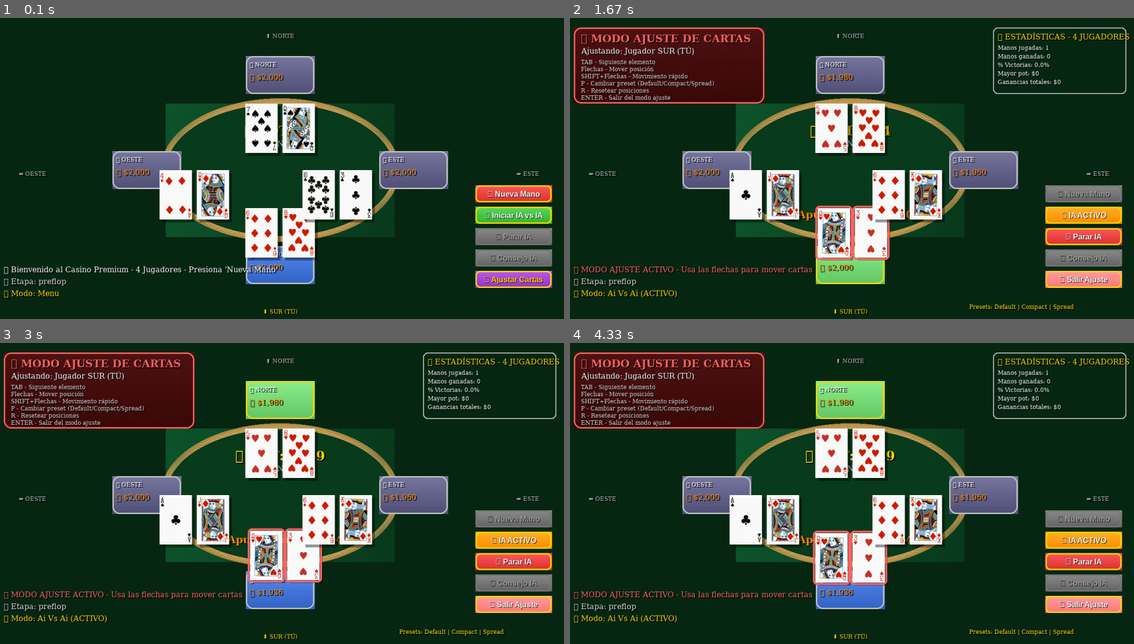
Above: before the commit, frames 1-4 (two rows, left to right).
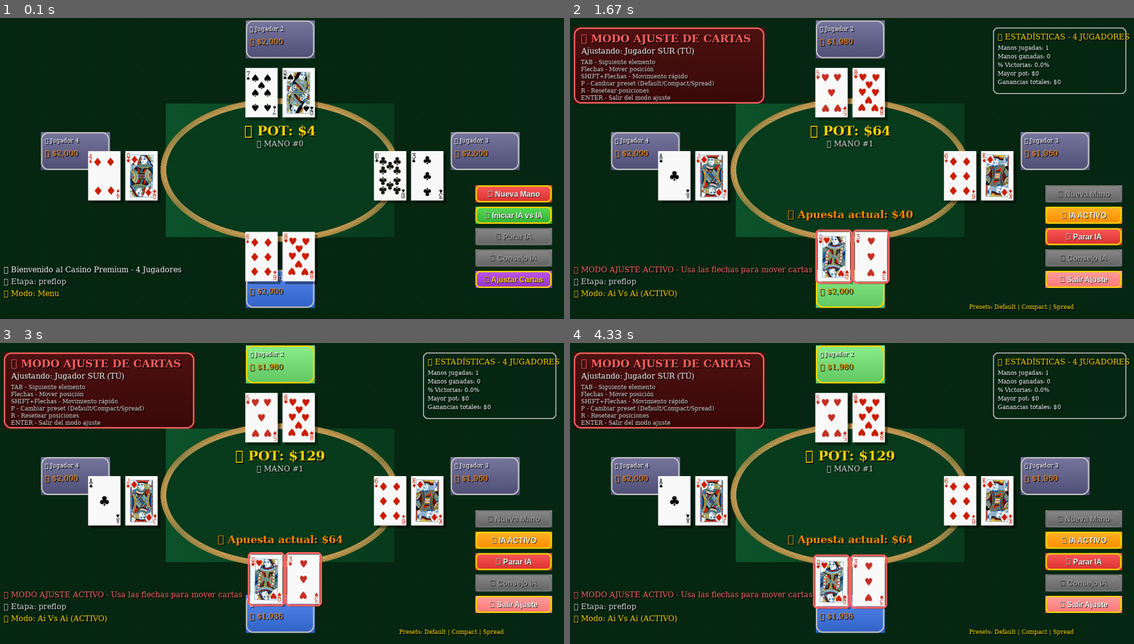
Above: after the commit, the same moments.

Repository: JDDR200530/CardBlack
Game: pygame game, started from Poker/holdem_pygame_app.py
Two runs of this game, one before a commit and one after it. Both use one fixed random seed, a clock stepped at 60 frames per second and the inputs below.
Inputs (mouse positions are in pixels of both pictures, inside the frame that each line leads up to):
- Up to frame 1 (0.1 s): no input
- Up to frame 2 (1.67 s): click "🤖 Iniciar IA vs IA" at 0.38 s; click (711, 171) at 0.72 s; click (1060, 276) at 1.05 s; hold Right from 1.33 s (still down)
- Up to frame 3 (3 s): release Right at 1.8 s; tap Shift at 1.83 s; hold Up 2.17-2.47 s; hold Right 2.5-2.97 s
- Up to frame 4 (4.33 s): hold Left 3-3.53 s; hold Down 3.57-3.87 s; hold Left 3.9-4.3 s

The runs differ from the first frame. In frame 1, 20% of the frame differs, in the area x 3-96%, y 0-99%; in frame 2, 20%; in frame 3, 20%; in frame 4, 20%.

Commit message:
Diseno del menu

Diff:
--- a/Poker/holdem_pygame_app.py
+++ b/Poker/holdem_pygame_app.py
@@ -513,7 +513,7 @@
         }
 
         # Mensajes y estado
-        self.msg = "🎰 Bienvenido al Casino Premium - 4 Jugadores - Presiona 'Nueva Mano'"
+        self.msg = "🎰 Bienvenido al Casino Premium - 4 Jugadores"
         self.winner_msg = ""
         self.running = False
         self.hovered_button = -1
@@ -539,18 +539,19 @@
         vertical_distance = 200    # Distancia vertical (Norte/Sur)
 
         self.player_positions = {
-            0: (center_x, center_y + vertical_distance),           # SUR - TÚ (abajo)
-            1: (center_x, center_y - vertical_distance),           # NORTE (arriba)
-            2: (center_x + horizontal_distance, center_y),         # ESTE (derecha)
-            3: (center_x - horizontal_distance, center_y)          # OESTE (izquierda)
+            0: (center_x, center_y  +50+ vertical_distance),           # SUR - TÚ (abajo)
+            1: (center_x, center_y -75- vertical_distance),           # NORTE (arriba)
+            2: (center_x +150+ horizontal_distance, center_y - 40),         # ESTE (derecha)
+            3: (center_x -150- horizontal_distance, center_y-40)          # OESTE (izquierda)
+
         }
 
         # Nombres de las posiciones para mostrar
         self.position_names = {
-            0: "SUR (TÚ)",
-            1: "NORTE",
-            2: "ESTE",
-            3: "OESTE"
+            0: "Jugador 1(TÚ)",
+            1: "Jugador 2",
+            2: "Jugador 3",
+            3: "Jugador 4"
         }
 
         print("🧭 Posiciones configuradas:")
@@ -594,7 +595,7 @@
         self.current_bet = 0
         self.winner_msg = ""
         if not hasattr(self, 'msg') or "Bienvenido" not in self.msg:
-            self.msg = "Listo para nueva mano - Presiona 'Nueva Mano'"
+            self.msg = "Listo para nueva mano "
 
     def new_hand(self, mode="human"):
         """Iniciar nueva mano"""
@@ -1347,17 +1348,6 @@
         # Indicadores sutiles de las direcciones
         center_x, center_y = ANCHO // 2, ALTO // 2
 
-        # Norte
-        self.ui.draw_text("⬆️ NORTE", center_x, 30, 'small', COLORS['text_dim'], center=True)
-
-        # Sur
-        self.ui.draw_text("⬇️ SUR (TÚ)", center_x, ALTO - 30, 'small', COLORS['text_gold'], center=True)
-
-        # Este
-        self.ui.draw_text("➡️ ESTE", ANCHO - 80, center_y, 'small', COLORS['text_dim'], center=True)
-
-        # Oeste
-        self.ui.draw_text("⬅️ OESTE", 80, center_y, 'small', COLORS['text_dim'], center=True)
 
     def draw(self):
         """Dibujar toda la interfaz"""
--- a/main_menu.py
+++ b/main_menu.py
@@ -1,95 +1,297 @@
 # main_menu.py
 import tkinter as tk
-from tkinter import messagebox
+from tkinter import messagebox, ttk
 import os
 import sys
 import subprocess
+import pygame
+from PIL import Image, ImageTk
+import threading
 
 # Configuración de rutas (MODIFICA ESTAS RUTAS SEGÚN TU ESTRUCTURA)
 RUTA_BLACKJACK = os.path.join(r"E:\Sistemas\CardBlack\CardBlack\blackjack\blackjack_pygame.py")
-
 RUTA_POKER = os.path.join(r"E:\Sistemas\CardBlack\CardBlack\Poker\holdem_pygame_app.py")
 
-
-def jugar_blackjack():
+# Ruta de la música (coloca un archivo .mp3 o .wav en la misma carpeta)
+RUTA_MUSICA = "casino_music.mp3"  # Cambia por tu archivo de música
+
+class MenuJuegos:
+    def __init__(self):
+        self.ventana = tk.Tk()
+        self.setup_window()
+        self.setup_audio()
+        self.crear_widgets()
+        self.iniciar_musica()
+
+    def setup_window(self):
+        self.ventana.title("🎰 Casino Games Menu 🎰")
+        self.ventana.geometry("600x700")
+        self.ventana.configure(bg="#0F2027")
+        self.ventana.resizable(False, False)
+
+        # Centrar ventana
+        self.ventana.update_idletasks()
+        ancho = self.ventana.winfo_width()
+        alto = self.ventana.winfo_height()
+        pos_x = (self.ventana.winfo_screenwidth() // 2) - (ancho // 2)
+        pos_y = (self.ventana.winfo_screenheight() // 2) - (alto // 2)
+        self.ventana.geometry(f"{ancho}x{alto}+{pos_x}+{pos_y}")
+
+    def setup_audio(self):
+        try:
+            pygame.mixer.init()
+            self.musica_cargada = False
+            self.volumen = 0.3  # Volumen inicial (30%)
+            if os.path.exists(RUTA_MUSICA):
+                pygame.mixer.music.load(RUTA_MUSICA)
+                self.musica_cargada = True
+        except:
+            self.musica_cargada = False
+            print("No se pudo inicializar el audio")
+
+    def iniciar_musica(self):
+        if self.musica_cargada:
+            try:
+                pygame.mixer.music.set_volume(self.volumen)
+                pygame.mixer.music.play(-1)  # Loop infinito
+            except:
+                pass
+
+    def cambiar_volumen(self, valor):
+        self.volumen = float(valor) / 100
+        if self.musica_cargada:
+            pygame.mixer.music.set_volume(self.volumen)
+
+    def toggle_musica(self):
+        if self.musica_cargada:
+            if pygame.mixer.music.get_busy():
+                pygame.mixer.music.pause()
+                self.btn_musica.config(text="🔇")
+            else:
+                pygame.mixer.music.unpause()
+                self.btn_musica.config(text="🎵")
+
+    def crear_widgets(self):
+        # Frame principal con gradiente simulado
+        main_frame = tk.Frame(self.ventana, bg="#0F2027")
+        main_frame.pack(fill="both", expand=True, padx=20, pady=20)
+
+        # Título principal con efecto de sombra
+        title_frame = tk.Frame(main_frame, bg="#0F2027")
+        title_frame.pack(pady=(0, 30))
+
+        # Sombra del título
+        shadow_title = tk.Label(title_frame,
+                               text="🎰 CASINO ROYALE 🎰",
+                               font=("Arial", 28, "bold"),
+                               fg="#1a1a1a",
+                               bg="#0F2027")
+        shadow_title.pack()
+        shadow_title.place(x=2, y=2)
+
+        # Título principal
+        main_title = tk.Label(title_frame,
+                             text="🎰 CASINO ROYALE 🎰",
+                             font=("Arial", 28, "bold"),
+                             fg="#FFD700",
+                             bg="#0F2027")
+        main_title.pack()
+
+        # Subtítulo
+        subtitle = tk.Label(main_frame,
+                           text="Selecciona tu juego favorito",
+                           font=("Arial", 16, "italic"),
+                           fg="#C0C0C0",
+                           bg="#0F2027")
+        subtitle.pack(pady=(0, 40))
+
+        # Frame para los botones de juego
+        games_frame = tk.Frame(main_frame, bg="#0F2027")
+        games_frame.pack(pady=20)
+
+        # Botón de Blackjack mejorado
+        blackjack_frame = tk.Frame(games_frame, bg="#1a472a", relief="raised", bd=3)
+        blackjack_frame.pack(pady=15, padx=20, fill="x")
+
+        tk.Label(blackjack_frame, text="♠♣", font=("Arial", 24),
+                fg="#FFD700", bg="#1a472a").pack(pady=(10, 5))
+
+        self.btn_blackjack = tk.Button(blackjack_frame,
+                                      text="🃏 BLACKJACK 🃏",
+                                      font=("Arial", 18, "bold"),
+                                      width=25,
+                                      height=2,
+                                      bg="#2E8B57",
+                                      fg="white",
+                                      activebackground="#3CB371",
+                                      activeforeground="white",
+                                      relief="raised",
+                                      bd=3,
+                                      cursor="hand2",
+                                      command=self.jugar_blackjack)
+        self.btn_blackjack.pack(pady=(5, 15))
+
+        # Botón de Poker mejorado
+        poker_frame = tk.Frame(games_frame, bg="#4a1a1a", relief="raised", bd=3)
+        poker_frame.pack(pady=15, padx=20, fill="x")
+
+        tk.Label(poker_frame, text="♥♦", font=("Arial", 24),
+                fg="#FFD700", bg="#4a1a1a").pack(pady=(10, 5))
+
+        self.btn_poker = tk.Button(poker_frame,
+                                  text="🎲 Poker Game 🎲",
+                                  font=("Arial", 18, "bold"),
+                                  width=25,
+                                  height=2,
+                                  bg="#8B0000",
+                                  fg="white",
+                                  activebackground="#CD5C5C",
+                                  activeforeground="white",
+                                  relief="raised",
+                                  bd=3,
+                                  cursor="hand2",
+                                  command=self.jugar_poker)
+        self.btn_poker.pack(pady=(5, 15))
+
+        # Frame para controles de audio
+        audio_frame = tk.LabelFrame(main_frame,
+                                   text="🎵 Control de Audio 🎵",
+                                   font=("Arial", 12, "bold"),
+                                   fg="#FFD700",
+                                   bg="#0F2027",
+                                   labelanchor="n")
+        audio_frame.pack(pady=30, padx=20, fill="x")
+
+        # Control de volumen
+        volume_frame = tk.Frame(audio_frame, bg="#0F2027")
+        volume_frame.pack(pady=10)
+
+        tk.Label(volume_frame, text="Volumen:",
+                font=("Arial", 10), fg="white", bg="#0F2027").pack(side="left", padx=(10, 5))
+
+        self.volume_var = tk.DoubleVar(value=30)
+        self.volume_scale = tk.Scale(volume_frame,
+                                    from_=0, to=100,
+                                    orient="horizontal",
+                                    variable=self.volume_var,
+                                    command=self.cambiar_volumen,
+                                    bg="#0F2027",
+                                    fg="white",
+                                    activebackground="#FFD700",
+                                    highlightbackground="#0F2027",
+                                    length=200)
+        self.volume_scale.pack(side="left", padx=5)
+
+        # Botón para pausar/reanudar música
+        self.btn_musica = tk.Button(volume_frame,
+                                   text="🎵" if self.musica_cargada else "🔇",
+                                   font=("Arial", 16),
+                                   bg="#4169E1",
+                                   fg="white",
+                                   activebackground="#6495ED",
+                                   relief="raised",
+                                   bd=2,
+                                   cursor="hand2",
+                                   command=self.toggle_musica)
+        self.btn_musica.pack(side="left", padx=(10, 5))
+
+        # Frame para botón de salir
+        exit_frame = tk.Frame(main_frame, bg="#0F2027")
+        exit_frame.pack(pady=(30, 10))
+
+        self.btn_salir = tk.Button(exit_frame,
+                                  text="🚪 SALIR",
+                                  font=("Arial", 14, "bold"),
+                                  width=15,
+                                  height=2,
+                                  bg="#696969",
+                                  fg="white",
+                                  activebackground="#A9A9A9",
+                                  activeforeground="black",
+                                  relief="raised",
+                                  bd=3,
+                                  cursor="hand2",
+                                  command=self.salir)
+        self.btn_salir.pack()
+
+        # Footer
+        footer = tk.Label(main_frame,
+                         text="© 2025 Casino Games - ¡Que tengas suerte! 🍀",
+                         font=("Arial", 10, "italic"),
+                         fg="#808080",
+                         bg="#0F2027")
+        footer.pack(side="bottom", pady=10)
+
+        # Efectos hover para los botones
+        self.setup_hover_effects()
+
+    def setup_hover_effects(self):
+        def on_enter_blackjack(e):
+            self.btn_blackjack.config(bg="#3CB371", relief="raised", bd=5)
+
+        def on_leave_blackjack(e):
+            self.btn_blackjack.config(bg="#2E8B57", relief="raised", bd=3)
+
+        def on_enter_poker(e):
+            self.btn_poker.config(bg="#CD5C5C", relief="raised", bd=5)
+
+        def on_leave_poker(e):
+            self.btn_poker.config(bg="#8B0000", relief="raised", bd=3)
+
+        def on_enter_salir(e):
+            self.btn_salir.config(bg="#A9A9A9", fg="black")
+
+        def on_leave_salir(e):
+            self.btn_salir.config(bg="#696969", fg="white")
+
+        self.btn_blackjack.bind("<Enter>", on_enter_blackjack)
+        self.btn_blackjack.bind("<Leave>", on_leave_blackjack)
+        self.btn_poker.bind("<Enter>", on_enter_poker)
+        self.btn_poker.bind("<Leave>", on_leave_poker)
+        self.btn_salir.bind("<Enter>", on_enter_salir)
+        self.btn_salir.bind("<Leave>", on_leave_salir)
+
+    def jugar_blackjack(self):
+        try:
+            messagebox.showinfo("🃏 Blackjack", "¡Iniciando Blackjack! 🎲")
+
+            if os.path.exists(RUTA_BLACKJACK):
+                subprocess.Popen([sys.executable, RUTA_BLACKJACK])
+            else:
+                messagebox.showerror("❌ Error",
+                                   f"No se encontró el archivo de Blackjack en:\n{RUTA_BLACKJACK}")
+
+        except Exception as e:
+            messagebox.showerror("❌ Error", f"No se pudo iniciar Blackjack:\n{str(e)}")
+
+    def jugar_poker(self):
+        try:
+            messagebox.showinfo("🎲 Poker", "¡Iniciando Texas Hold'em! ♠♥♦♣")
+
+            if os.path.exists(RUTA_POKER):
+                subprocess.Popen([sys.executable, RUTA_POKER])
+            else:
+                messagebox.showerror("❌ Error",
+                                   f"No se encontró el archivo de Poker en:\n{RUTA_POKER}")
+
+        except Exception as e:
+            messagebox.showerror("❌ Error", f"No se pudo iniciar Poker:\n{str(e)}")
+
+    def salir(self):
+        if self.musica_cargada:
+            pygame.mixer.music.stop()
+            pygame.mixer.quit()
+        self.ventana.destroy()
+
+    def ejecutar(self):
+        # Configurar el cierre de la ventana
+        self.ventana.protocol("WM_DELETE_WINDOW", self.salir)
+        self.ventana.mainloop()
+
+# Ejecutar la aplicación
+if __name__ == "__main__":
     try:
-        messagebox.showinfo("Blackjack", "Iniciando juego de Blackjack...")
-
-        # Opción 1: Importar directamente (si es un módulo)
-        # from blackjack_juego import main as blackjack_main
-        # blackjack_main()
-
-        # Opción 2: Ejecutar como script externo (recomendado)
-        if os.path.exists(RUTA_BLACKJACK):
-            subprocess.Popen([sys.executable, RUTA_BLACKJACK])
-        else:
-            messagebox.showerror("Error", f"No se encontró el archivo de Blackjack en:\n{RUTA_BLACKJACK}")
-
+        menu = MenuJuegos()
+        menu.ejecutar()
     except Exception as e:
-        messagebox.showerror("Error", f"No se pudo iniciar Blackjack:\n{str(e)}")
-
-def jugar_poker():
-    try:
-        messagebox.showinfo("Poker", "Iniciando juego de Poker...")
-
-        # Opción 1: Importar directamente
-        # from poker_juego import main as poker_main
-        # poker_main()
-
-        # Opción 2: Ejecutar como script externo
-        if os.path.exists(RUTA_POKER):
-            subprocess.Popen([sys.executable, RUTA_POKER])
-        else:
-            messagebox.showerror("Error", f"No se encontró el archivo de Poker en:\n{RUTA_POKER}")
-
-    except Exception as e:
-        messagebox.showerror("Error", f"No se pudo iniciar Poker:\n{str(e)}")
-
-# Crear ventana principal
-ventana = tk.Tk()
-ventana.title("Menú de Juegos")
-ventana.geometry("400x300")
-ventana.configure(bg="darkgreen")
-
-# Título
-titulo = tk.Label(ventana,
-                 text="Selecciona un juego",
-                 font=("Arial", 20),
-                 fg="white",
-                 bg="darkgreen")
-titulo.pack(pady=30)
-
-# Botón de Blackjack
-btn_blackjack = tk.Button(ventana,
-                         text="Jugar Blackjack",
-                         font=("Arial", 14),
-                         width=20,
-                         bg="navy",
-                         fg="white",
-                         activebackground="blue",
-                         command=jugar_blackjack)
-btn_blackjack.pack(pady=10)
-
-# Botón de Poker
-btn_poker = tk.Button(ventana,
-                     text="Jugar Poker",
-                     font=("Arial", 14),
-                     width=20,
-                     bg="maroon",
-                     fg="white",
-                     activebackground="red",
-                     command=jugar_poker)
-btn_poker.pack(pady=10)
-
-# Botón para salir
-btn_salir = tk.Button(ventana,
-                     text="Salir",
-                     font=("Arial", 12),
-                     width=10,
-                     bg="gray",
-                     fg="white",
-                     command=ventana.destroy)
-btn_salir.pack(pady=30)
-
-# Ejecutar ventana
-ventana.mainloop()
+        print(f"Error al iniciar la aplicación: {e}")
